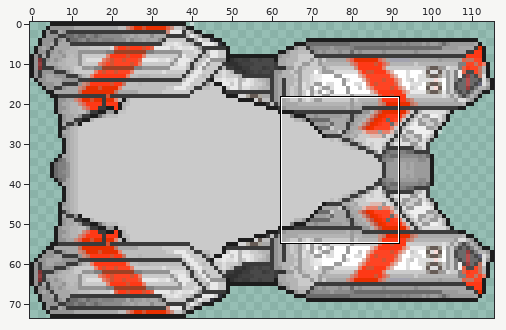
Sprite sheet, stored at Images/BaseTank1.png. Above, an overview of the earlier version with the close-up marked.
Close-up. As it was:
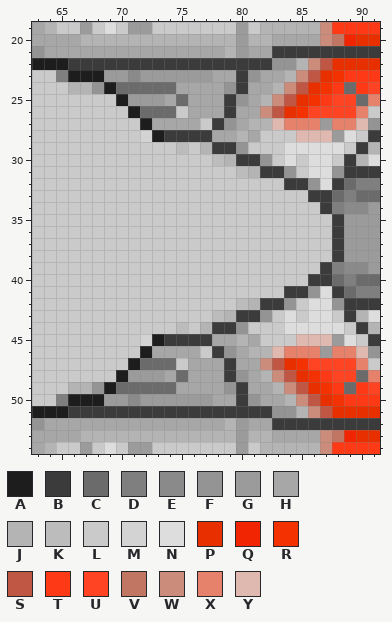
The file is 116x74 pixels. Pixels under 10% opacity are left out. Colours within 5 levels of each other are drawn and written as one. Shown: x 63..91, y 19..54. The commit also changed other parts of the picture, which this record leaves out.
Palette (. is transparent): A #1d1d1d  B #3b3b3b  C #6b6b6b  D #7f7f7f  E #8a8a8a  F #949494  G #9b9b9b  H #a7a7a7  J #b4b4b4  K #bcbcbc  L #cacaca  M #d3d3d3  N #dddddd  P #e82f00  Q #f12501  R #f43100  S #c05745  T #fe3916  U #fe4423  V #c07663  W #cb8c7c  X #e6826c  Y #dfb9b0
Pixels before, first column x 63:
19 HJLLGLNLGGLLLLLLLGLJJJJJWTTTT
20 HHHHJJJJJJJJJJJJJGJJHHHHWVQPP
21 FHHHHHHHHHHHHHHHJGHHBBBBBBBBB
22 AAABBBBBBBBBBBBBBBBBFFJWSPPPP
23 LLDAAAGGEGGGGGGHHBFHHJWSPRTTT
24 LLLJJFACCCCCHHHHFBHHJWSPRTCTU
25 LLLLLLLAGGGHCHHHBFHJWSPRTUUCX
26 LLLLLLLLACCCLHHHBHHWSPRUUUUXL
27 LLLLLLLLLAHHHHLBFHJJYXXXGXXYF
28 LLLLLLLLLMABBBBHHJHLLLYYYGNLB
29 LLLLLLLLLLLLKLJBBFLLLNNNNNLBJ
30 LLLLLLLLLLLLLLLKJBBFLNLNNLBJN
31 LLLLLLLLLLLLLLLLLKJBBFLNNFBBB
32 LLLLLLLLLLLLLLLLLLLLLBBFNBCDD
33 LLLLLLLLLLLLLLLLLLLLLLLBBCDCC
34 LLLLLLLLLLLLLLLLLLLLLLLLBDEEG
35 LLLLLLLLLLLLLLLLLLLLLLLLLBGGG
36 LLLLLLLLLLLLLLLLLLLLLLLLLBGGG
37 LLLLLLLLLLLLLLLLLLLLLLLLLBGGG
38 LLLLLLLLLLLLLLLLLLLLLLLLLBGGG
39 LLLLLLLLLLLLLLLLLLLLLLLLBDEEG
40 LLLLLLLLLLLLLLLLLLLLLLLBBCDCC
41 LLLLLLLLLLLLLLLLLLLLLBBFNBCDD
42 LLLLLLLLLLLLLLLLLKJBBFLNNFBBB
43 LLLLLLLLLLLLLLLKJBBFLNLNNLBJN
44 LLLLLLLLLLLLKLJBBFLLLNNNNNLBJ
45 LLLLLLLLLMABBBBHHJHLLLYYYGNLB
46 LLLLLLLLLAHHHHLBFHJJYXXXGXXYF
47 LLLLLLLLACCCLHHHBHHWSPRUUUUXL
48 LLLLLLLAGGGHCHHHBFHJWSPRTUUCX
49 LLLJJFACCCCCHHHHFBHHJWSPRTCTU
50 LLDAAAGGEGGGGGGHHBFHHJWSPRTTT
51 AAABBBBBBBBBBBBBBBBBFFJWSPPPP
52 FHHHHHHHHHHHHHHHJGHHBBBBBBBBB
53 HHHHJJJJJJJJJJJJJGJJHHHHWVQPP
54 HJLLGLNLGGLLLLLLLGLJJJJJWTTTT
After:
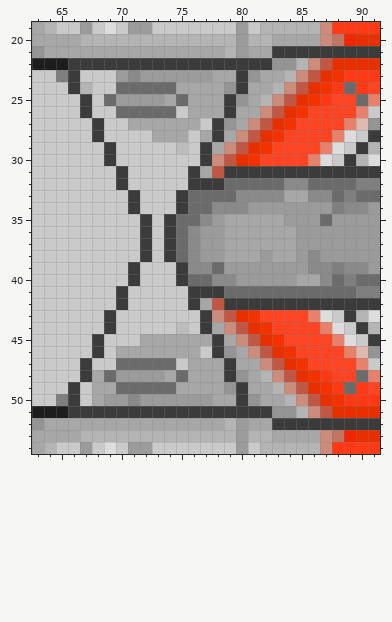
What changed:
Changed rows in their new state; - is an unchanged pixel.
first column x 66:
23 BLLL-------------------
24 B-LL-------------------
25 -B-CG------------------
26 -B--CC-----------------
27 --B--HH--------WSPRUUUU
28 --B---LHHHLHB-WSPRUUUUX
29 ---B-------BHWSPRUUUUX-
30 ---B-------BWSPRUUUUX--
31 ----B-----BHSBBB--BBBBB
32 ----B-----BBBCCCCCEECCC
33 -----B---BCCCCEEEEHHEE-
34 -----B---BCCEEEGGGGGGG-
35 ------B-BCCEGHHHHHGGGCG
36 ------B-BCEGGHHHHHHGGGG
37 ------B-BCEGGHHHHHHGGGG
38 ------B-BCEGGHHHGHHGEGG
39 -----B---BEECGGGGGGGEE-
40 -----B---BCCEEGGGGGHHE-
41 ----B-----BBBCCCCCCCCCC
42 ----B-----BHSBBB--BBBBB
43 ---B-------BWSPRUUUUX--
44 ---B-------BHWSPRUUUUX-
45 --B---HHHHHHB-WSPRUUUUX
46 --B-HHH--------WSPRUUUU
47 -B--CC-----------------
48 -BHCG------------------
49 BLHH-------------------
50 BLH--------------------
Boxes around the changes in both close-ups, in picture pixels (x1, y1, x2, y2):
changed: (68, 70, 344, 406)
